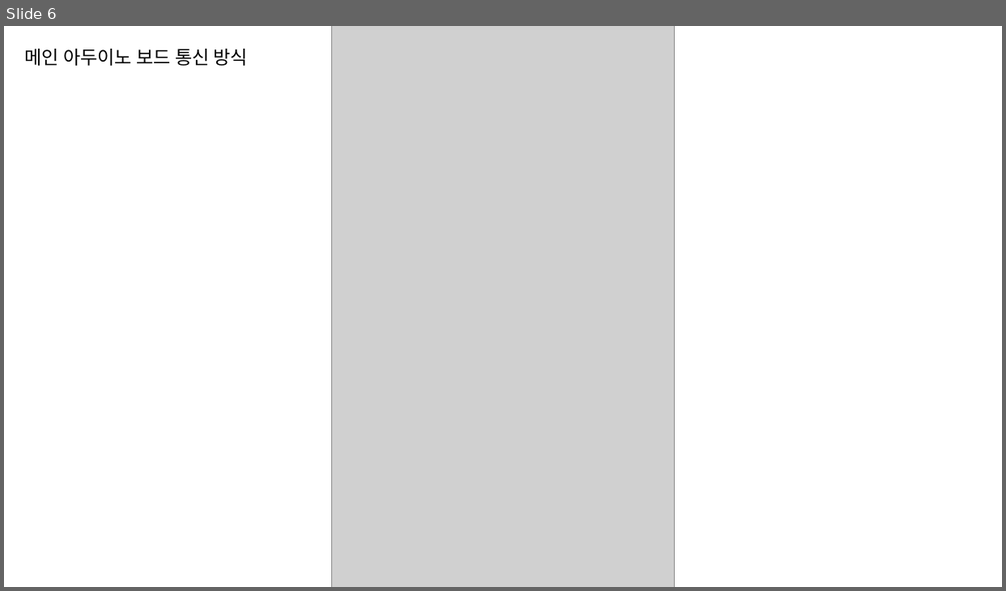
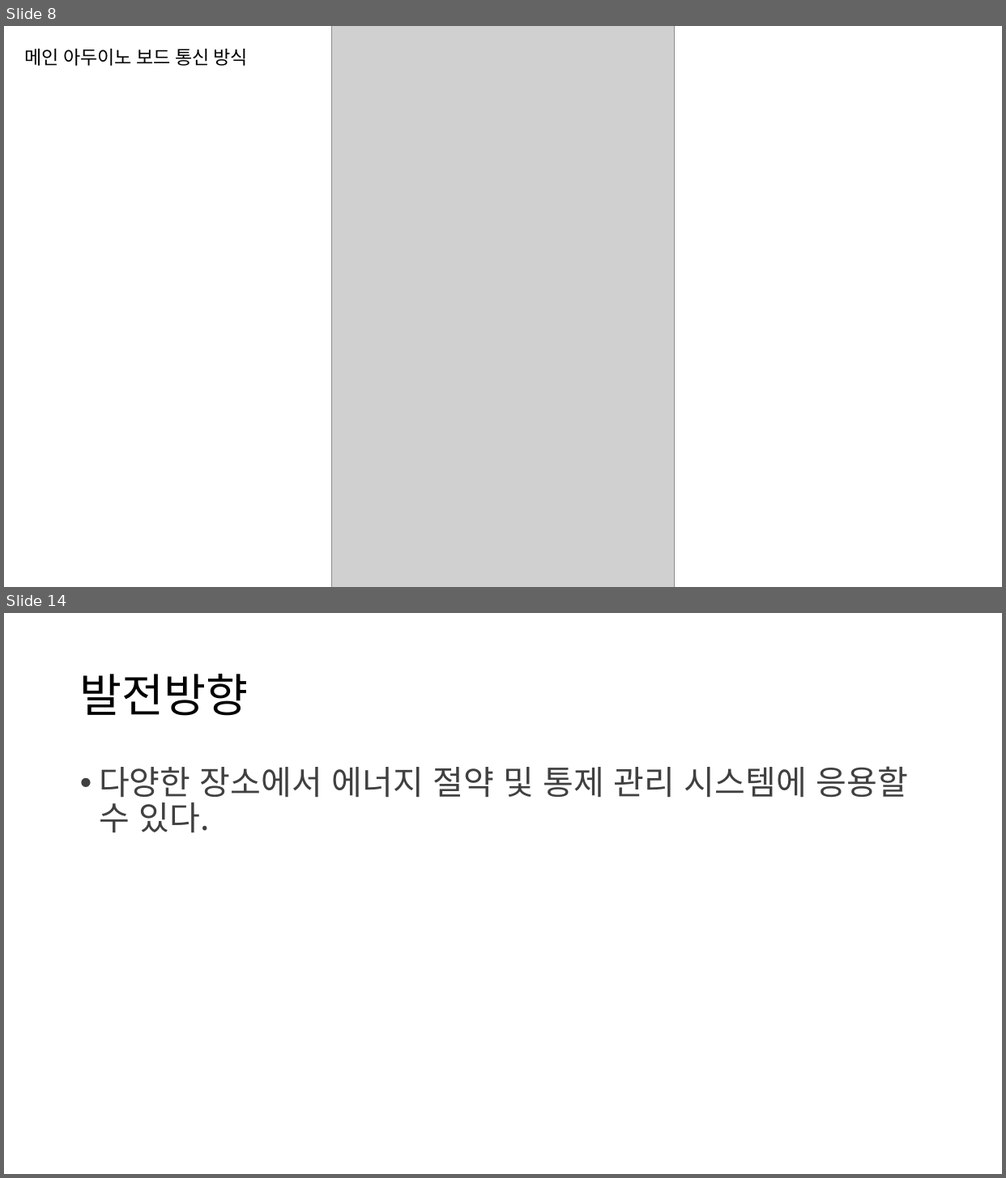
Before and after one commit to osam2018/IOT_mil-supporter, a slide deck: presentation ppt.pptx. Shown one above the other, each under a label of ours: slide 6 before the commit, slides 8 and 14 after it; the slides between them are not shown. The pictures are 1006x591 and 1006x1178 pixels, drawn with LibreOffice and Linux fonts; fonts in the diff are those of the drawing; grey boxes stand for pictures; background and template pictures are left out. Boxes give left, top, right and bottom in pixels: in the first picture for what was removed or moved away, otherwise in the second. Text is boxed around its words. In the diff, an @@ line names an element or a change of style, - is before the commit and + after.

```diff
--- a/presentation ppt.pptx
+++ b/presentation ppt.pptx
@@ slide 14 added at box(4, 613, 1002, 1174), background picture (left out) @@
@@ title added at box(80, 674, 249, 716), 44 pt, text #000000 @@
+발전방향
@@ text added at box(99, 766, 907, 833), 32 pt, text #404040 @@
+• 다양한 장소에서 에너지 절약 및 통제 관리 시스템에 응용할 수 있다.
@@ what was slide 6 is now slide 8 @@
```
Also in this commit, not shown: 7 slides changed, 6 other slides added, 1 other file.
